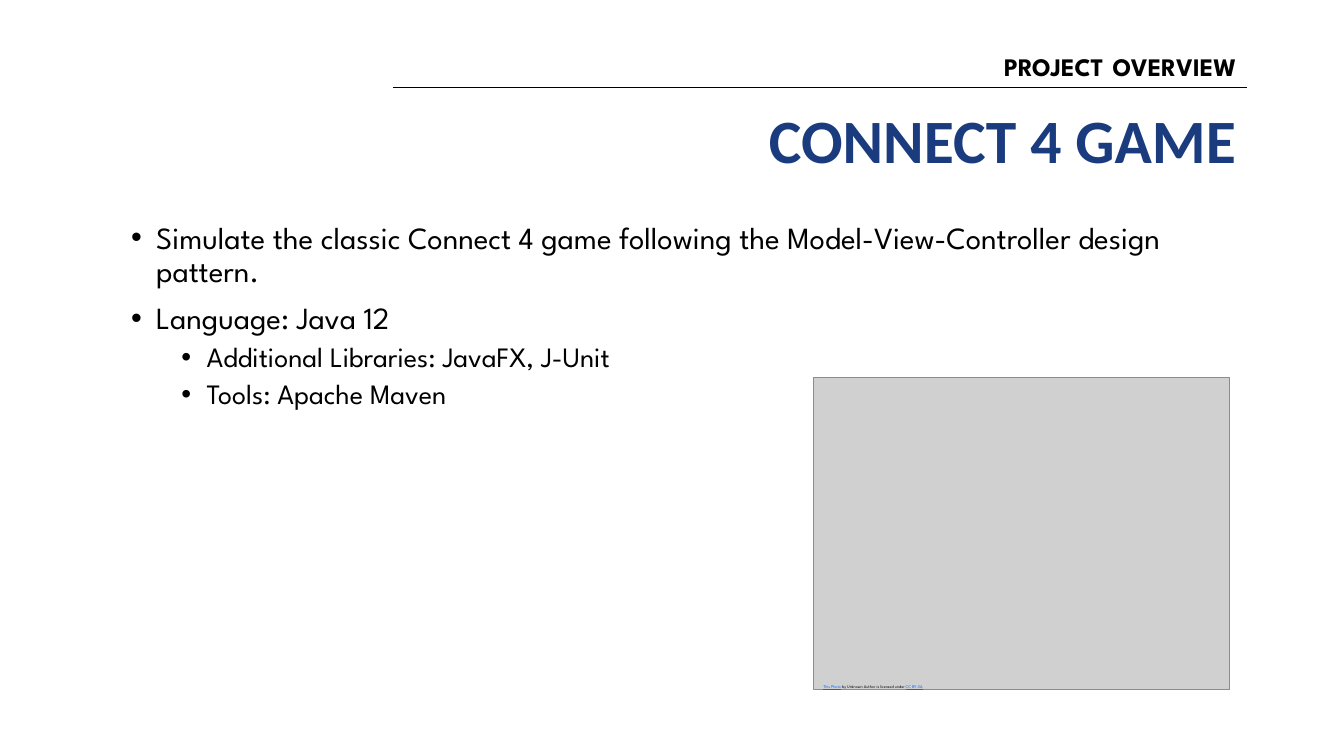
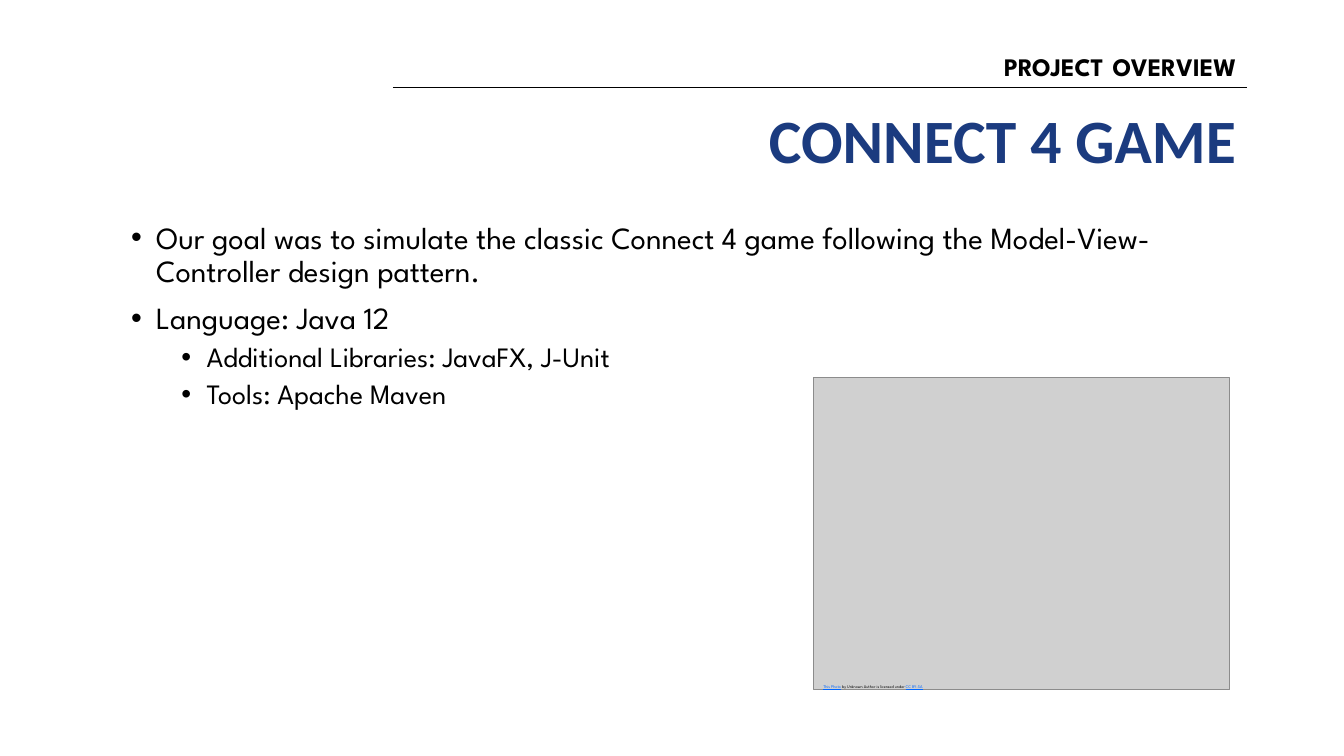
Before and after one commit to group-sm3/connect4-sm3, a slide deck: slide 2 of docs/SM3 Presentation.pptx. Drawn at 1344x756 pixels with LibreOffice and Linux fonts; fonts in the diff are those of the drawing; grey boxes stand for pictures; background and template pictures are left out. Boxes give left, top, right and bottom in pixels: in the first picture for what was removed or moved away, otherwise in the second. Text is boxed around its words. In the diff, an @@ line names an element or a change of style, - is before the commit and + after.

Commit message:
Update powerpoint

```diff
--- a/docs/SM3 Presentation.pptx
+++ b/docs/SM3 Presentation.pptx
@@ text at [156,227,1150,289]: text changed @@
-• Simulate the classic Connect 4 game following the Model-View-Controller design pattern.
+• Our goal was to simulate the classic Connect 4 game following the Model-View-Controller design pattern.
```
Also in this commit, not shown: 5 other slides changed, 1 slide added, 1 slide removed, 1 other file.
